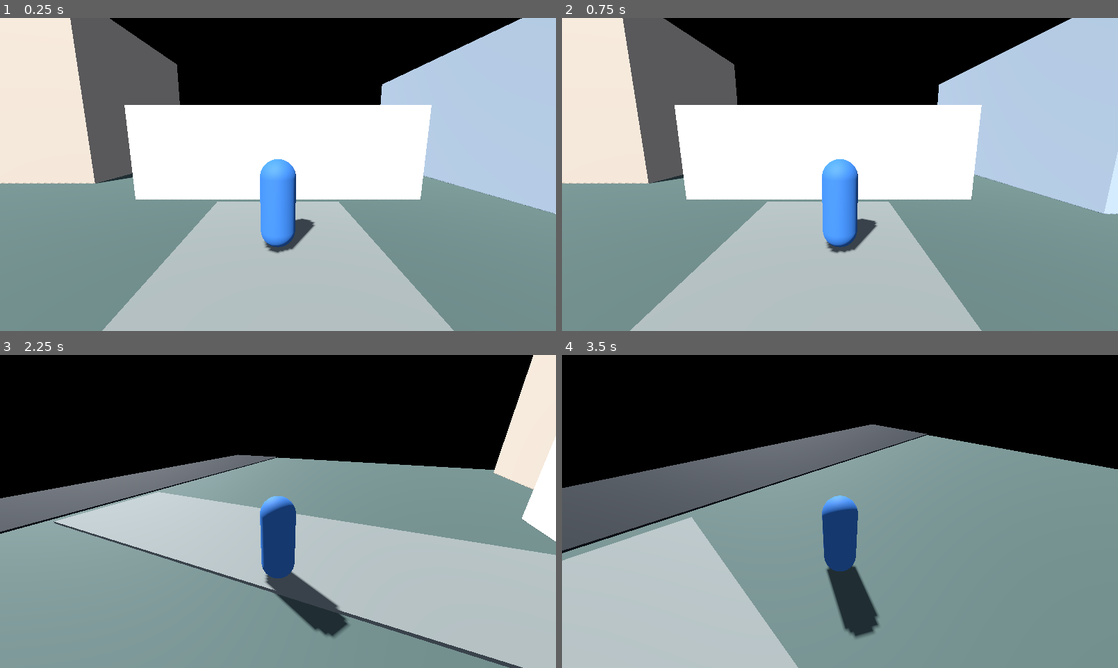
Above: before the commit, frames 1-4 (two rows, left to right).
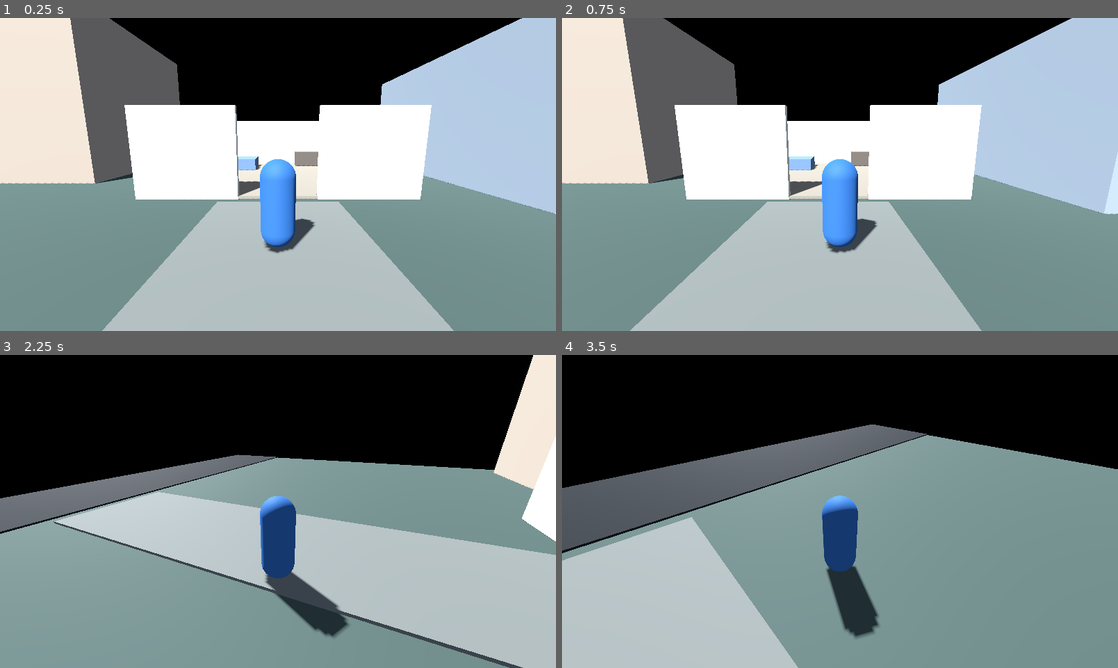
Above: after the commit, the same moments.

Repository: antonpav336-hub/CITY-BOSS
Game: Godot game, scene res://scenes/main/Main.tscn
Same seed, same stepped clock (60 frames per second), same inputs: the game is played once before the commit and once after it.
Inputs (mouse positions are in pixels of both pictures, inside the frame that each line leads up to):
- Up to frame 1 (0.25 s): no input
- Up to frame 2 (0.75 s): tap Enter at 0.5 s; move the mouse to (962, 158) at 0.52 s; hold D (move_right) from 0.53 s (still down); tap E (interact) at 0.6 s; click (962, 158) at 0.67 s
- Up to frame 3 (2.25 s): move the mouse to (250, 511) at 1.27 s; release D (move_right) at 1.28 s; hold W (move_forward) from 1.28 s (still down); tap E (interact) at 1.35 s; move the mouse to (289, 505) at 2.02 s; hold Shift (sprint) from 2.03 s (still down)
- Up to frame 4 (3.5 s): keep holding W (move_forward); tap E (interact) at 2.3, 2.85 s; move the mouse to (834, 517) at 2.77 s; release Shift (sprint) at 2.78 s

The runs differ from the first frame. In frame 1, 1.9% of the frame differs, in the area x 42-58%, y 27-58%; in frame 2, 2.0%, in the area x 40-56%, y 27-58%; in frame 3, less than 0.1%; in frame 4, nothing differs.
Error after the commit: Invalid access to property or key 'controls' on a base object of type 'CanvasLayer'. (res://scripts/world/main_world.gd:93)

Commit message:
Stage 1: connect player and mobile HUD

Diff:
--- a/scripts/world/main_world.gd
+++ b/scripts/world/main_world.gd
@@ -1,13 +1,13 @@
 extends Node3D
 ## Stage 1 greybox world. Replace generated primitives with approved Blender assets later.
 
-@export var player_scene: PackedScene
 var player: CharacterBody3D
 
 func _ready() -> void:
 	_build_environment()
 	_build_apartment_and_yard()
 	_spawn_player()
+	_create_hud()
 
 func _build_environment() -> void:
 	var world_env := WorldEnvironment.new()
@@ -32,7 +32,8 @@
 	_box("Back wall", Vector3(0, 1.6, -9.4), Vector3(10, 3.2, 0.25), Color(0.72, 0.69, 0.62), true)
 	_box("Left wall", Vector3(-4.9, 1.6, -5), Vector3(0.25, 3.2, 9), Color(0.72, 0.69, 0.62), true)
 	_box("Right wall", Vector3(4.9, 1.6, -5), Vector3(0.25, 3.2, 9), Color(0.72, 0.69, 0.62), true)
-	_box("Front half wall", Vector3(0, 1.6, -0.55), Vector3(10, 3.2, 0.25), Color(0.72, 0.69, 0.62), true)
+	_box("Front wall left", Vector3(-3.2, 1.6, -0.55), Vector3(3.6, 3.2, 0.25), Color(0.72, 0.69, 0.62), true)
+	_box("Front wall right", Vector3(3.2, 1.6, -0.55), Vector3(3.6, 3.2, 0.25), Color(0.72, 0.69, 0.62), true)
 	_box("Bed", Vector3(-2.6, 0.45, -7.1), Vector3(2.5, 0.65, 2.0), Color(0.35, 0.43, 0.52), false)
 	_box("Kitchen counter", Vector3(2.8, 0.55, -8.4), Vector3(3.2, 1.0, 0.8), Color(0.34, 0.31, 0.28), false)
 	_box("Wardrobe", Vector3(-4.1, 1.1, -3.0), Vector3(1.0, 2.2, 1.4), Color(0.30, 0.23, 0.18), false)
@@ -40,17 +41,16 @@
 	_box("Street", Vector3(0, 0.0, 17), Vector3(34, 0.12, 5), Color(0.12, 0.13, 0.14), true)
 	_box("Building block", Vector3(12, 3.0, -5), Vector3(8, 6, 12), Color(0.48, 0.51, 0.53), true)
 	_box("Building block 2", Vector3(-12, 4.0, -8), Vector3(7, 8, 10), Color(0.55, 0.50, 0.44), true)
-	_add_interaction(Vector3(0, 0.9, -0.2), "Rest", "Resting spot — recovery system arrives in Stage 3.")
+	_add_interaction(Vector3(0, 0.9, -0.2), "Rest", "Resting spot — recovery arrives in Stage 3.")
 	_add_interaction(Vector3(0, 0.9, 1.4), "Door", "Apartment entrance")
 
-func _box(label: String, pos: Vector3, size: Vector3, color: Color, collision: bool) -> void:
-	var body: StaticBody3D = StaticBody3D.new() if collision else null
-	var root: Node3D = body if collision else Node3D.new()
+func _box(label: String, pos: Vector3, box_size: Vector3, color: Color, collision: bool) -> void:
+	var root: Node3D = StaticBody3D.new() if collision else Node3D.new()
 	root.name = label
 	root.position = pos
 	var mesh := MeshInstance3D.new()
 	var box_mesh := BoxMesh.new()
-	box_mesh.size = size
+	box_mesh.size = box_size
 	mesh.mesh = box_mesh
 	var mat := StandardMaterial3D.new()
 	mat.albedo_color = color
@@ -60,7 +60,7 @@
 	if collision:
 		var shape := CollisionShape3D.new()
 		var box_shape := BoxShape3D.new()
-		box_shape.size = size
+		box_shape.size = box_size
 		shape.shape = box_shape
 		root.add_child(shape)
 	add_child(root)
@@ -78,9 +78,19 @@
 	add_child(area)
 
 func _spawn_player() -> void:
-	var script := load("res://scripts/player/player_controller.gd")
+	var script = load("res://scripts/player/player_controller.gd")
 	player = CharacterBody3D.new()
 	player.name = "Player"
 	player.set_script(script)
 	player.position = Vector3(0, 0.15, 3.0)
 	add_child(player)
+
+func _create_hud() -> void:
+	var hud_script = load("res://scripts/ui/game_hud.gd")
+	var hud = CanvasLayer.new()
+	hud.set_script(hud_script)
+	add_child(hud)
+	hud.controls.move_changed.connect(player.set_move_input)
+	hud.controls.look_dragged.connect(player.apply_touch_look)
+	hud.controls.interact_pressed.connect(player.request_interact)
+	player.interaction_requested.connect(hud.show_interaction)
